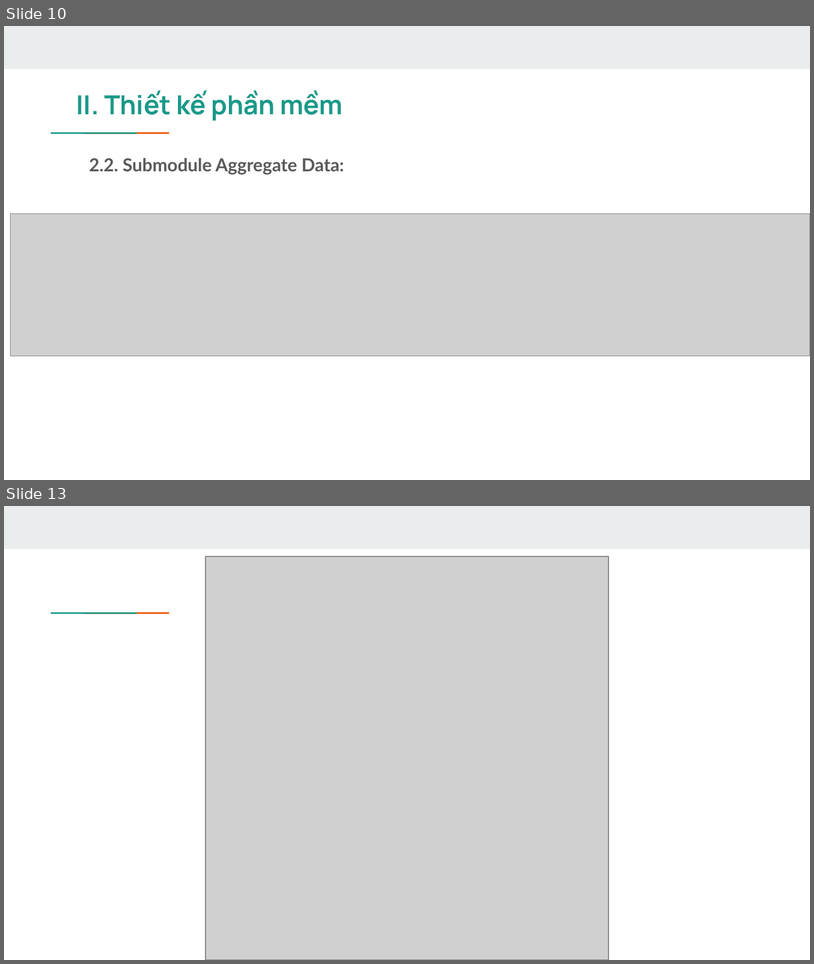
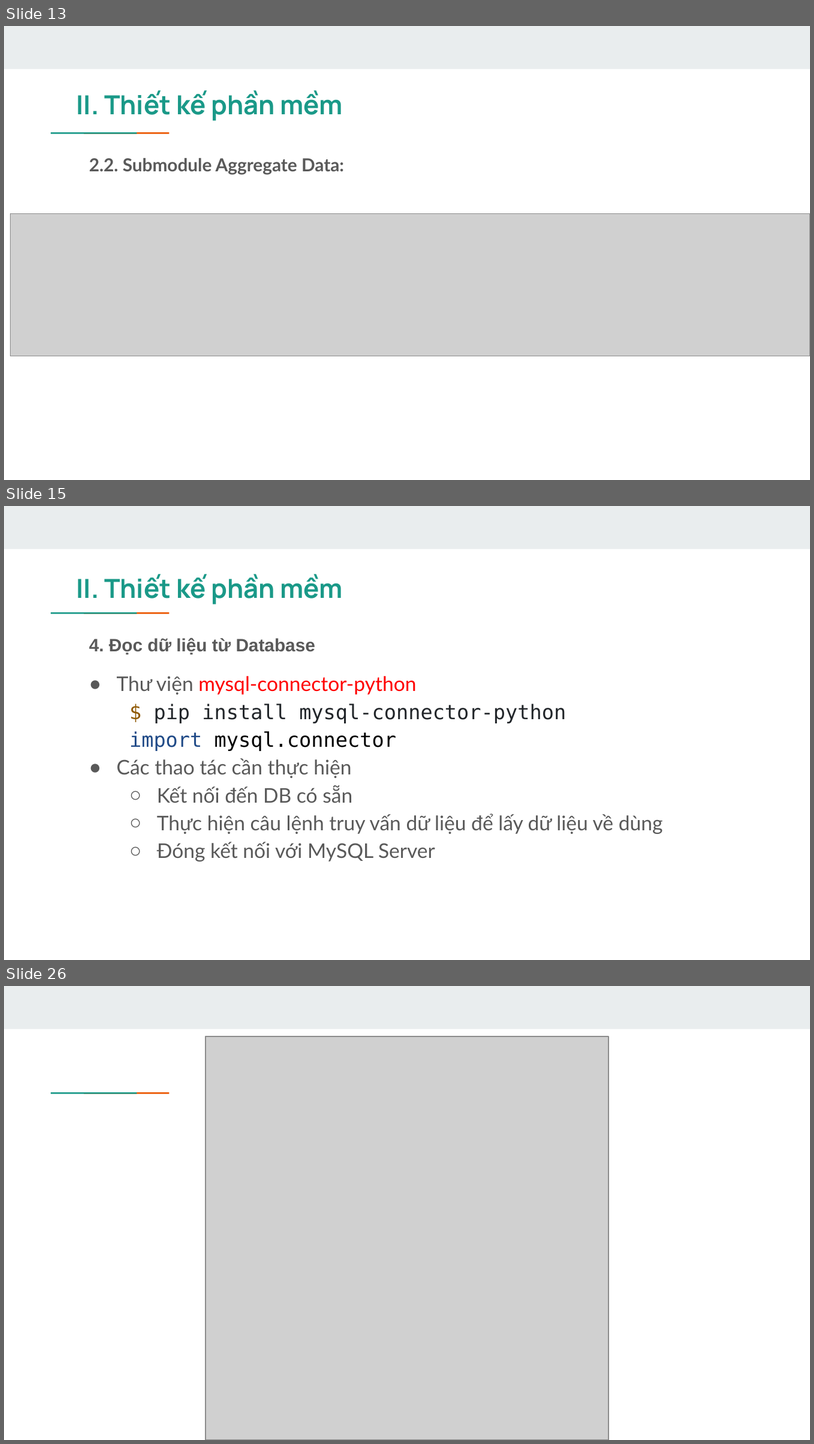
Before and after one commit to hungvm2/retail_store_analytics, a slide deck: Presentation slide.pptx. Shown one above the other, each under a label of ours: slides 10 and 13 before the commit, slides 13, 15 and 26 after it; the slides between them are not shown. The pictures are 814x964 and 814x1444 pixels, drawn with LibreOffice and Linux fonts; fonts in the diff are those of the drawing; grey boxes stand for pictures. Boxes give left, top, right and bottom in pixels: in the first picture for what was removed or moved away, otherwise in the second. Text is boxed around its words. In the diff, an @@ line names an element or a change of style, - is before the commit and + after.

```diff
--- a/Presentation slide.pptx
+++ b/Presentation slide.pptx
@@ slide 15 added at bbox=[4, 506, 810, 960], background #FFFFFF; not listed: 3 template elements that a slide beside it also shows @@
@@ title added at bbox=[77, 574, 343, 604], 23.4 pt, text #1A9988, bold @@
+II. Thiết kế phần mềm
@@ text added at bbox=[89, 637, 315, 655], 16 pt, text #595959, bold @@
+4. Đọc dữ liệu từ Database
@@ text added at bbox=[117, 676, 663, 861], 18 pt, text #595959 @@
+● Thư viện mysql-connector-python
+  $ pip install mysql-connector-python
+  import mysql.connector
+● Các thao tác cần thực hiện
+  ○ Kết nối đến DB có sẵn
+  ○ Thực hiện câu lệnh truy vấn dữ liệu để lấy dữ liệu về dùng
+  ○ Đóng kết nối với MySQL Server
@@ what was slide 10 is now slide 13 @@
@@ what was slide 13 is now slide 26 @@
```
Also in this commit, not shown: 5 slides changed, 14 other slides added, 2 slides removed, 16 other files.
